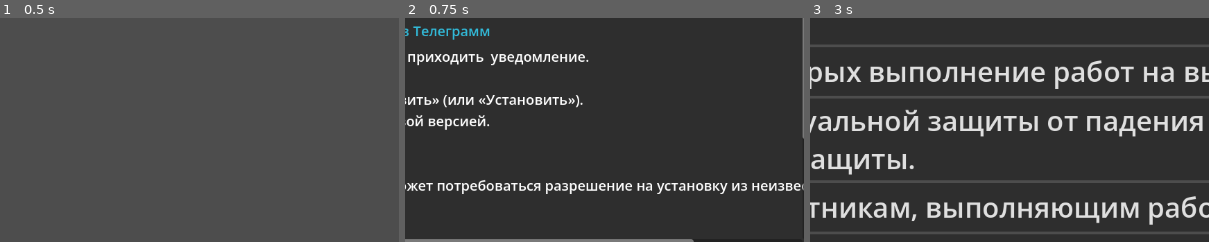
Above: before the commit, frames 1-3 (left to right).
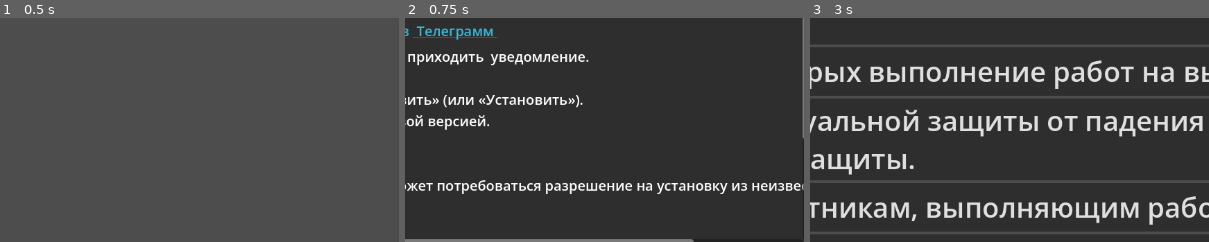
Above: after the commit, the same moments.

Repository: MV1312/labor_protection
Game: Godot game, scene res://scenes/main.tscn
The game is run twice, just before and just after one commit, with the same random seed, the same clock (stepped at 60 frames per second) and the same inputs.
Inputs (mouse positions are % of the whole screen's width and height, from its top left):
- Up to frame 1 (0.5 s): no input
- Up to frame 2 (0.75 s): click "Обновить!" at 0.5 s
- Up to frame 3 (3 s): click (6, 7) at 1.25 s; click "I гр." at 2 s; click "II гр." at 2.75 s
The pictures show only the part of the screen within x 41-91%, y 42-92%; the shares and areas given below are measured in that part.

Frame 1 is identical in both runs. In frame 2, 0.6% of the frame differs, in the area x 2-24%, y 3-10%; in frame 3, nothing differs.

Commit message:
Adding a link to the informational text

Diff:
--- /dev/null
+++ b/scenes/rich_text_label.gd
@@ -0,0 +1,15 @@
+extends RichTextLabel
+
+# Эта функция вызывается, когда создаётся объект (сразу при запуске игры)
+func _ready():
+	# Подключаем сигнал "нажата ссылка" к функции, которая это обработает
+	# Сигнал — это как "кричалка": когда нажали на ссылку, объект кричит: "Эй, слушатели!"
+	# А meta_clicked.connect говорит: "Я хочу слушать этот крик и сделать что-то"
+	meta_clicked.connect(_on_met_clicked)
+
+# Это функция, которая сработает при нажатии на любую ссылку внутри RichTextLabel
+# Параметр "meta" — это ссылка (тот самый адрес из [url="..."])
+func _on_met_clicked(meta):
+	# Команда shell_open — открыть ссылку в браузере или приложении
+	# Meta — это строка с адресом, например "https://t.me/durov"
+	OS.shell_open(meta)
--- a/scenes/scene_with_info.tscn
+++ b/scenes/scene_with_info.tscn
@@ -2,6 +2,7 @@
 
 [ext_resource type="Script" uid="uid://itohrynbum5e" path="res://scripts/rich_text_label.gd" id="1_ngcvt"]
 [ext_resource type="Script" uid="uid://berxmgr0j1k4o" path="res://scripts/rich_text_label_2.gd" id="2_f7xwm"]
+[ext_resource type="Script" uid="uid://cuhxo2fojfpi7" path="res://scenes/rich_text_label.gd" id="3_phvbl"]
 
 [node name="SceneWithInfo" type="CanvasLayer" unique_id=962389619]
 
@@ -15,10 +16,12 @@
 offset_top = -0.29600525
 offset_right = -0.53601074
 offset_bottom = -0.048034668
+metadata/_edit_lock_ = true
 
 [node name="VBoxContainer" type="VBoxContainer" parent="PanelContainer" unique_id=481783256]
 clip_contents = true
 layout_mode = 2
+metadata/_edit_lock_ = true
 
 [node name="TitleLabel" type="Label" parent="PanelContainer/VBoxContainer" unique_id=559230695]
 clip_contents = true
@@ -27,11 +30,13 @@
 theme_override_font_sizes/font_size = 30
 text = "«Как обновить приложение! »"
 horizontal_alignment = 1
+metadata/_edit_lock_ = true
 
 [node name="ScrollContainer" type="ScrollContainer" parent="PanelContainer/VBoxContainer" unique_id=644498554]
 clip_contents = false
 layout_mode = 2
 size_flags_vertical = 3
+metadata/_edit_lock_ = true
 
 [node name="Label" type="Label" parent="PanelContainer/VBoxContainer/ScrollContainer" unique_id=424912023]
 layout_mode = 2
@@ -60,6 +65,23 @@
 
 "
 metadata/_edit_lock_ = true
+
+[node name="UpdateLabel" type="RichTextLabel" parent="PanelContainer/VBoxContainer/ScrollContainer/Label" unique_id=1136696839]
+layout_mode = 1
+anchors_preset = -1
+anchor_left = 0.257
+anchor_top = 0.215
+anchor_right = 0.48200002
+anchor_bottom = 0.277
+offset_left = -2.005005
+offset_top = 2.9349976
+offset_right = -2.1300354
+offset_bottom = 3.2929993
+theme_override_colors/default_color = Color(0.19700262, 0.7309868, 0.8510246, 1)
+theme_override_font_sizes/normal_font_size = 20
+bbcode_enabled = true
+text = "Группа в [url=\"https://t.me/+_QiroWNYQmVkODJi\"] Телеграмм [/url]"
+script = ExtResource("3_phvbl")
 
 [node name="TelegramLabel" type="RichTextLabel" parent="PanelContainer/VBoxContainer/ScrollContainer/Label" unique_id=245210820]
 layout_mode = 1
@@ -111,18 +133,3 @@
 text = "Важно!!! "
 scroll_active = false
 metadata/_edit_lock_ = true
-
-[node name="RichTextLabel" type="RichTextLabel" parent="PanelContainer/VBoxContainer/ScrollContainer/Label" unique_id=1136696839]
-layout_mode = 1
-anchors_preset = -1
-anchor_left = 0.257
-anchor_top = 0.215
-anchor_right = 0.48200002
-anchor_bottom = 0.277
-offset_left = -2.005005
-offset_top = 2.9349976
-offset_right = -2.1300354
-offset_bottom = 3.2929993
-theme_override_colors/default_color = Color(0.19700262, 0.7309868, 0.8510246, 1)
-theme_override_font_sizes/normal_font_size = 20
-text = "Группа в Телеграмм "
Not shown, added: scenes/rich_text_label.gd.uid
Not shown, changed: release/OT.apk
